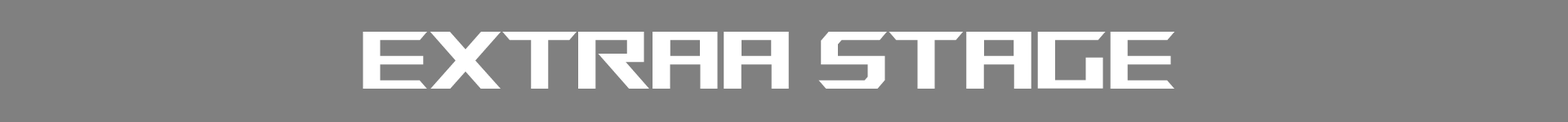
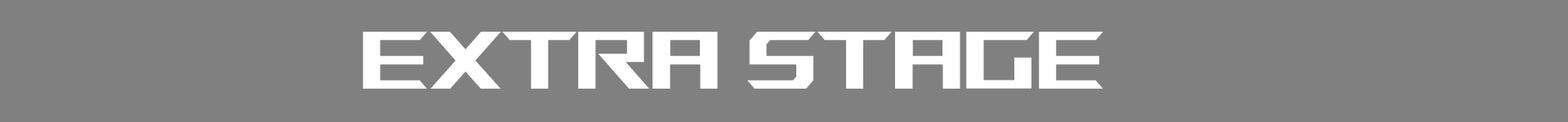
Comparing the layer stacks of the two 1568px x 122px images. Changes:
renamed "EXTRAA STAGE" to "EXTRA STAGE", painted on it over [723, 31, 1176, 90]
